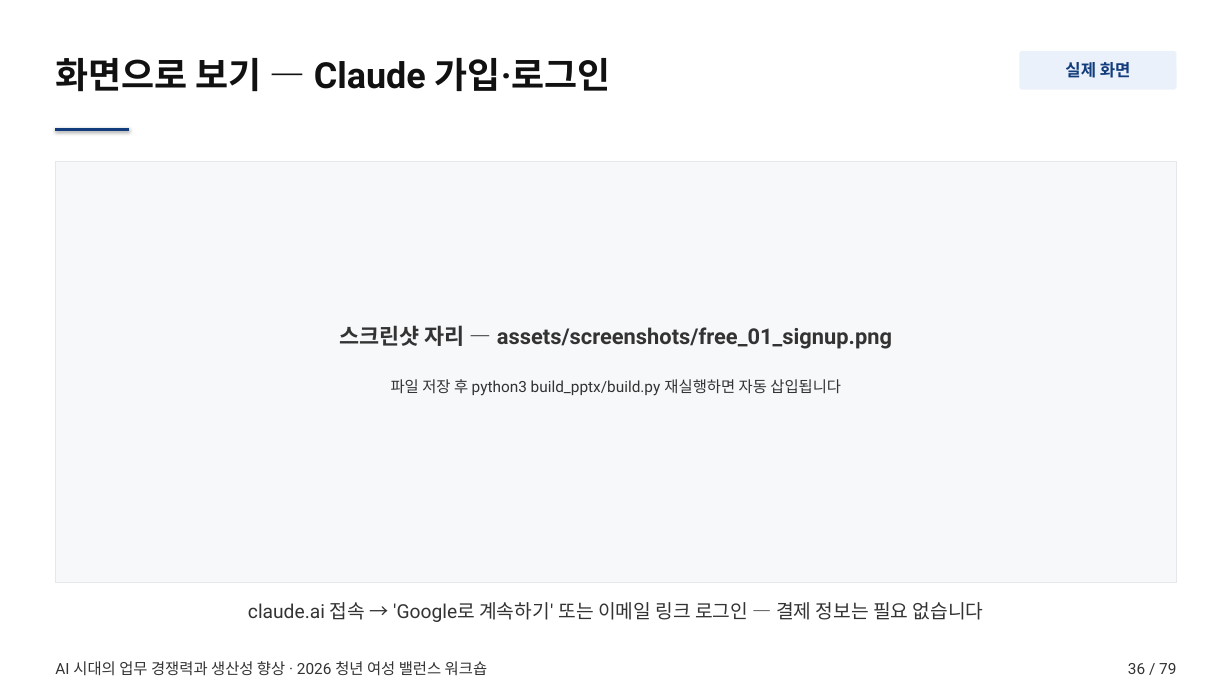
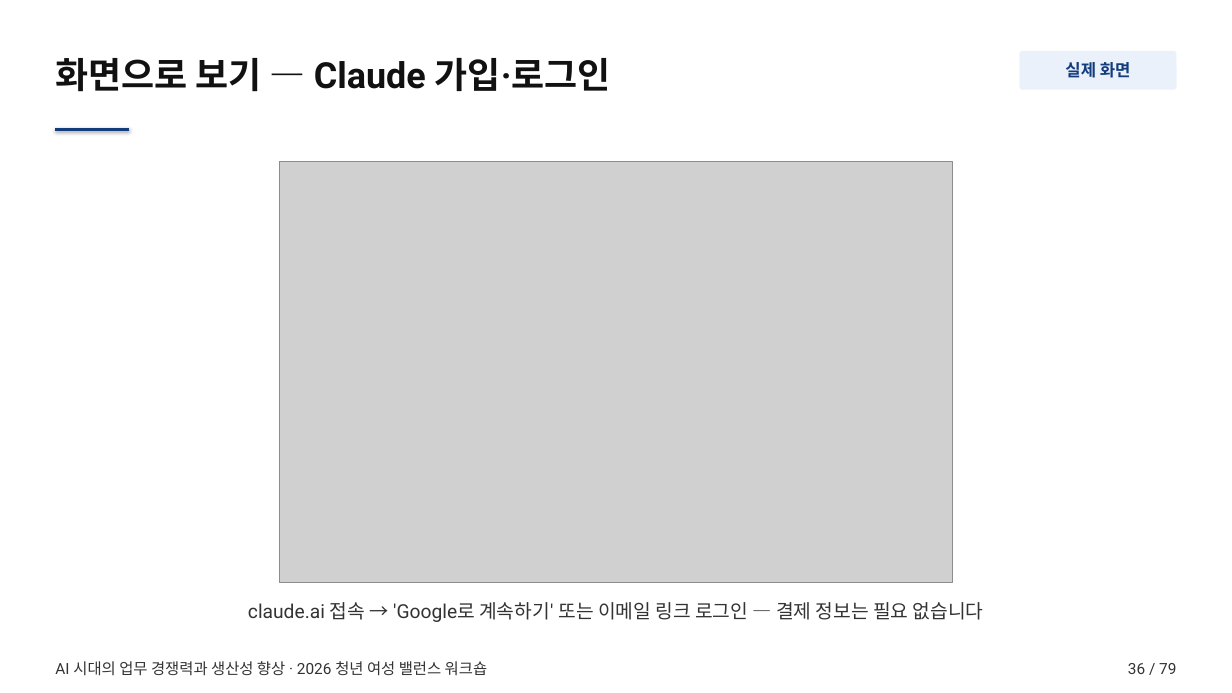
Before and after one commit to smilesjcha/how-to-work-better, a slide deck: slide 36 of lectures/20260723-worklife-ax-workshop/output/worklife-ax-workshop.pptx. Drawn at 1232x693 pixels with LibreOffice and Linux fonts; fonts in the diff are those of the drawing; grey boxes stand for pictures. Boxes give left, top, right and bottom in pixels: in the first picture for what was removed or moved away, otherwise in the second. Text is boxed around its words. In the diff, an @@ line names an element or a change of style, - is before the commit and + after.

Commit message:
docs: add Claude free plan screenshots

```diff
--- a/lectures/20260723-worklife-ax-workshop/output/worklife-ax-workshop.pptx
+++ b/lectures/20260723-worklife-ax-workshop/output/worklife-ax-workshop.pptx
@@ rectangle removed at [55,162,1177,582] @@
@@ picture added at [280,162,953,582] @@
@@ text removed at [339,325,892,349] @@
-스크린샷 자리 — assets/screenshots/free_01_signup.png
@@ text removed at [391,379,841,396] @@
-파일 저장 후 python3 build_pptx/build.py 재실행하면 자동 삽입됩니다
```
Also in this commit, not shown: 1 other slide changed, 5 other files.
